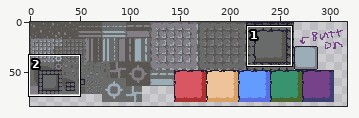
Sprite sheet -- Assets/Sprites/tiles4.png. Above, an overview of the earlier version with the close-up marked.
Close-up. Before the commit:
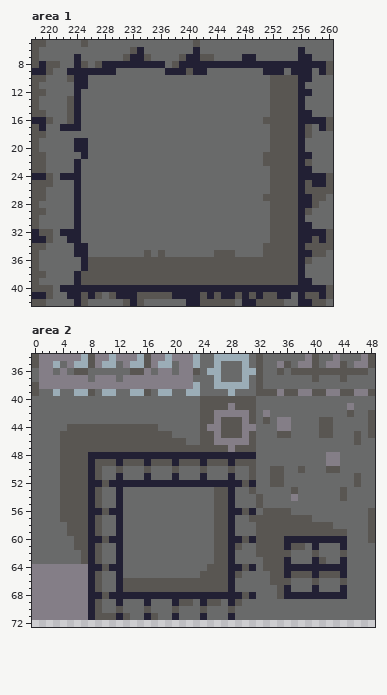
The file is 320x320 pixels. Shown: area 1: x 218..260, y 5..42; area 2: x 0..48, y 34..72. The wide view leaves out empty margins.
After the commit:
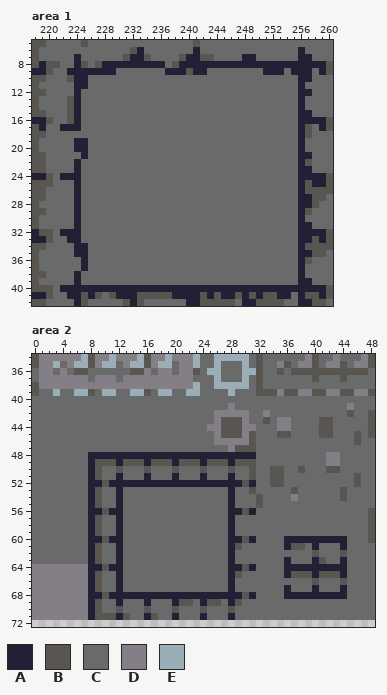
Palette (. is transparent): A #222034  B #595652  C #696a6a  D #847e87  E #9badb7
What changed:
Area 1:
y 10..15: x 252..255 BBBB -> CCCC
y 16: x 251..255 BBBBB -> CCCCC
y 17..20: x 252..255 BBBB -> CCCC
y 21..22: x 251..255 BBBBB -> CCCCC
y 23..26: x 252..255 BBBB -> CCCC
y 27: x 251..255 BBBBB -> CCCCC
y 28..33: x 252..255 BBBB -> CCCC
y 34: x 251..255 BBBBB -> CCCCC
y 35: x 234 B -> C; x 236 B -> C; x 244..246 BBB -> CCC; x 251..255 BBBBB -> CCCCC
y 36..37: x 226..255 BBBBBBBBBBBBBBBBBBBBBBBBBBBBBB -> CCCCCCCCCCCCCCCCCCCCCCCCCCCCCC
y 38..39: x 225..255 BBBBBBBBBBBBBBBBBBBBBBBBBBBBBBB -> CCCCCCCCCCCCCCCCCCCCCCCCCCCCCCC
Area 2:
y 40: x 24..31 BBBBBBBB -> CCCCCCCC
y 41: x 24..27 BBBB -> CCCC; x 29..31 BBB -> CCC
y 42..43: x 24..25 BB -> CC; x 31 B -> C
y 44: x 5..17 BBBBBBBBBBBBB -> CCCCCCCCCCCCC; x 24 B -> C
y 45: x 4..19 BBBBBBBBBBBBBBBB -> CCCCCCCCCCCCCCCC; x 24..25 BB -> CC
y 46: x 4..21 BBBBBBBBBBBBBBBBBB -> CCCCCCCCCCCCCCCCCC; x 24..25 BB -> CC
y 47: x 4..27 BBBBBBBBBBBBBBBBBBBBBBBB -> CCCCCCCCCCCCCCCCCCCCCCCC
y 48..52: x 4..7 BBBB -> CCCC
y 53..55: x 4..7 BBBB -> CCCC; x 26..27 BB -> CC
y 56: x 4..7 BBBB -> CCCC; x 26..27 BB -> CC; x 33..36 BBBB -> CCCC
y 57: x 4..7 BBBB -> CCCC; x 26..27 BB -> CC; x 31..39 BBBBBBBBB -> CCCCCCCCC
y 58: x 5..7 BBB -> CCC; x 26..27 BB -> CC; x 32..42 BBBBBBBBBBB -> CCCCCCCCCCC
y 59: x 5..7 BBB -> CCC; x 26..27 BB -> CC; x 32..44 BBBBBBBBBBBBB -> CCCCCCCCCCCCC
y 60..61: x 6..7 BB -> CC; x 26..27 BB -> CC; x 32..35 BBBB -> CCCC
y 62: x 7 B -> C; x 26..27 BB -> CC; x 32..36 BBBBB -> CCCCC
y 63: x 7 B -> C; x 26..27 BB -> CC; x 33..35 BBB -> CCC
y 64: x 25..27 BBB -> CCC; x 33..35 BBB -> CCC
y 65: x 24..27 BBBB -> CCCC; x 34..35 BB -> CC
y 66: x 13..27 BBBBBBBBBBBBBBB -> CCCCCCCCCCCCCCC; x 34..36 BBB -> CCC
y 67: x 13..27 BBBBBBBBBBBBBBB -> CCCCCCCCCCCCCCC; x 35 B -> C
y 68: x 35 B -> C
